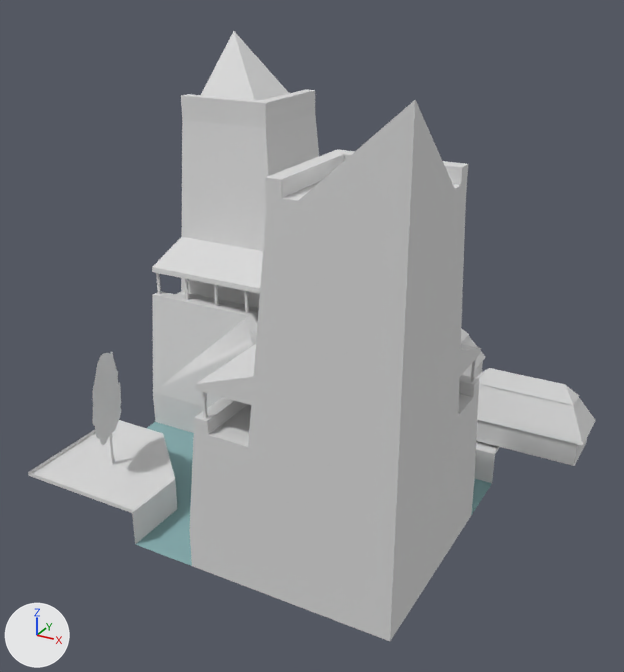
The OBJ model assets/stl_export/c1cw.obj, before and after one commit.
Rendered twice from a 50 mm camera at (30.7, -53.6, 35.7) aimed at (2.0, -1.4, 9.6). The lights are fixed; the arrows at lower left show +X, +Y and +Z. The picture after the commit comes second. Where no turn or scale is listed for an object, it has been applied to the vertices. Vertices at exactly the same position are counted once.

Objects in the first picture: 'c1cw'.
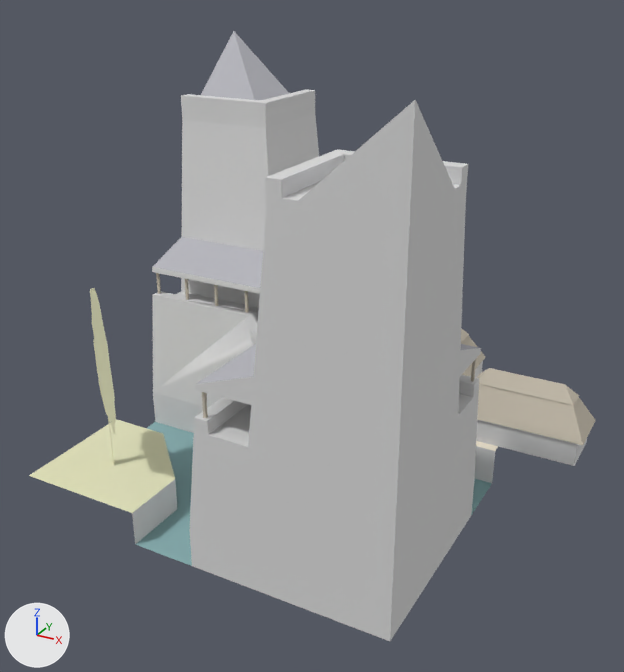
Where the change shows, as pixel boxes [x1, y1, x2, y2] in the pictures (624 x 672 px; the box of a moved part takes in the faces that stretch with it):
'c1cw', reshaped: before [28, 31, 596, 641]; after [29, 31, 596, 641]
part 1 of me_c1cw, moved or reshaped: before [28, 182, 500, 513]; after [90, 182, 498, 483]
part 2 of me_c1cw, recoloured: [153, 31, 479, 384] in both
part 3 of me_c1cw, recoloured: [156, 273, 596, 445] in both
part 4 of me_c1cw, recoloured (light grey to beige): [32, 420, 175, 513] in both

The change, as a list of edits to the scene's bpy script:
```text
Add mat_cortyard:
    mat_cortyard = principled_material('cortyard')
    mat_cortyard.base_color = (0.878, 0.792, 0.651)  # pale yellow #f1e6d3
    mat_cortyard.roughness = 1.0
Add mat_w:
    mat_w = principled_material('w')
    mat_w.base_color = (0.757, 0.757, 0.502)  # beige #e2e2bc
    mat_w.roughness = 1.0
Add mat_straw:
    mat_straw = principled_material('straw')
    mat_straw.base_color = (0.569, 0.514, 0.42)  # light grey #c7bead
    mat_straw.roughness = 1.0
Add mat_castleroof:
    mat_castleroof = principled_material('castleRoof')
    mat_castleroof.base_color = (0.471, 0.471, 0.51)  # grey #b7b7bd
    mat_castleroof.roughness = 1.0
Change me_c1cw:
    used by ob_c1cw; location = (0.0, 0.0, 0.0)
    remove me_c1cw.from_pydata(...)  # 398 vertices, 658 faces; spans x -15.0..21.4, y -15.0..17.2, z -3.0..29.6
    add me_c1cw.from_pydata(...)  # 392 vertices, 652 faces; spans x -15.0..21.4, y -15.0..17.2, z -3.0..29.6
    me_c1cw part 1
    73 vertices are removed from x -15.0..15.0, y -15.0..15.0, z -0.3..9.0
    103 faces are deleted
    1 vertex moves from x -10.5, y -10.6, z -0.3 to x -10.7, y -10.4, z -0.3
    67 vertices are added at x -13.9..5.0, y -13.3..7.0, z -0.3..14.1
    26 new faces join them, mat_default (light grey #dadada)
    3 new faces join them, mat_cortyard (pale yellow #f1e6d3)
    68 new faces join them, mat_w (beige #e2e2bc)
    me_c1cw part 2: 12 faces spanning x -15.0..15.0, y -15.0..15.0, z 11.4..29.6 switch from mat_default (light grey #dadada) to mat_castleroof (grey #b7b7bd)
    me_c1cw part 3: 228 faces spanning x -14.8..21.4, y -14.7..17.2, z 2.0..11.0 switch from mat_default (light grey #dadada) to mat_straw (light grey #c7bead)
    me_c1cw part 4: 3 faces spanning x -15.0..-5.0, y -15.0..-5.0, z -0.3 switch from mat_default (light grey #dadada) to mat_w (beige #e2e2bc)
    add me_c1cw.materials.append(mat_cortyard)  # pale yellow #f1e6d3
```
